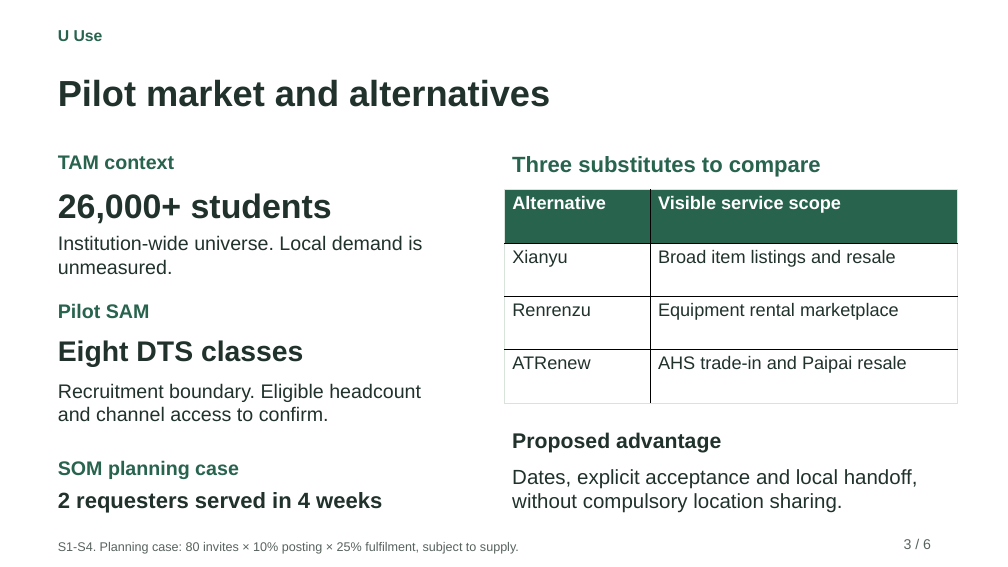
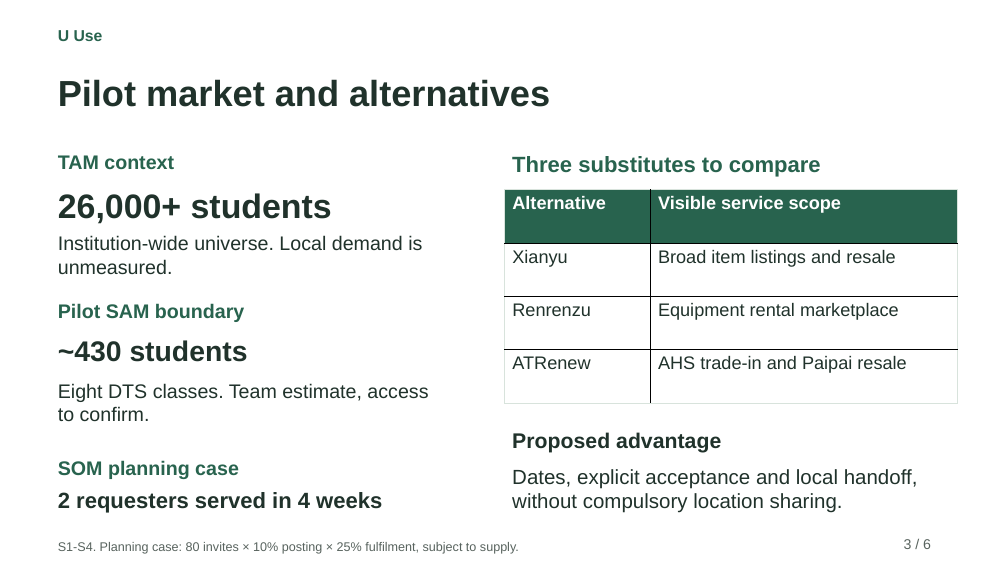
Before and after one commit to Rita020903/U-Use, a slide deck: slide 3 of A1_Current/UUse_A1_6_Slides.pptx. Drawn at 1008x567 pixels with LibreOffice and Linux fonts; fonts in the diff are those of the drawing. Boxes give left, top, right and bottom in pixels: in the first picture for what was removed or moved away, otherwise in the second. Text is boxed around its words. In the diff, an @@ line names an element or a change of style, - is before the commit and + after.

Commit message:
docs: record approximate 430-student DTS cohort

```diff
--- a/A1_Current/UUse_A1_6_Slides.pptx
+++ b/A1_Current/UUse_A1_6_Slides.pptx
@@ text at [58,303,244,322]: text changed @@
-Pilot SAM
+Pilot SAM boundary
@@ text at [58,340,248,362]: text changed @@
-Eight DTS classes
+~430 students
@@ text at [58,383,428,422]: text changed @@
-Recruitment boundary. Eligible headcount and channel access to confirm.
+Eight DTS classes. Team estimate, access to confirm.
```
Also in this commit, not shown: 1 other slide changed, 8 other files.
